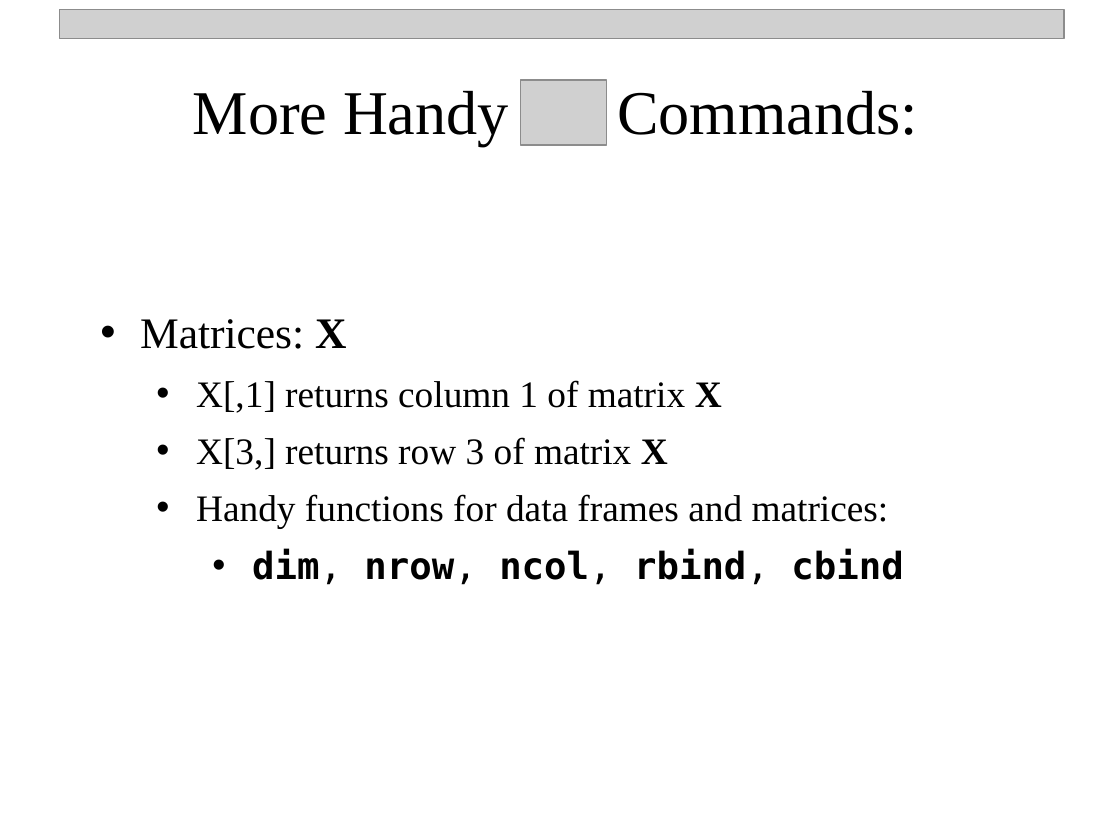
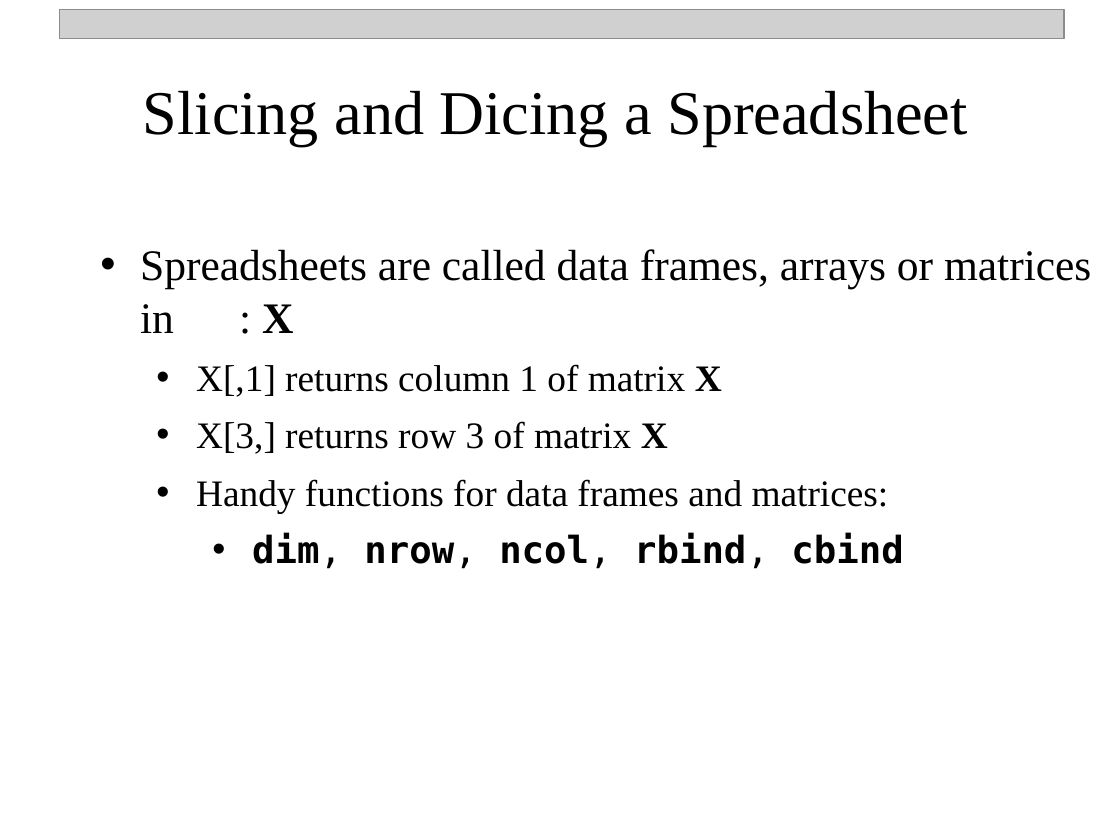
Before and after one commit to npetraco/workshop21, a slide deck: slide 16 of notes/day_1.pptx. Drawn at 1120x840 pixels with LibreOffice and Linux fonts; fonts in the diff are those of the drawing; grey boxes stand for pictures. Boxes give left, top, right and bottom in pixels: in the first picture for what was removed or moved away, otherwise in the second. Text is boxed around its words. In the diff, an @@ line names an element or a change of style, - is before the commit and + after.

```diff
--- a/notes/day_1.pptx
+++ b/notes/day_1.pptx
@@ picture removed at [521,80,606,144] @@
@@ text at [143,90,967,146]: text changed @@
-More Handy Commands:
+Slicing and Dicing a Spreadsheet
@@ text "Spreadsheets are called data frames, ...": place and size @@
-text "Spreadsheets are called data frames, ..." at [140,319,903,585]
+text "Spreadsheets are called data frames, ..." at [140,249,1091,569]
@@ text at [140,249,1091,333]: text changed @@
-  • Matrices: X
+  • Spreadsheets are called data frames, arrays or matrices in : X
```
Also in this commit, not shown: 8 other slides changed, 4 other files.
